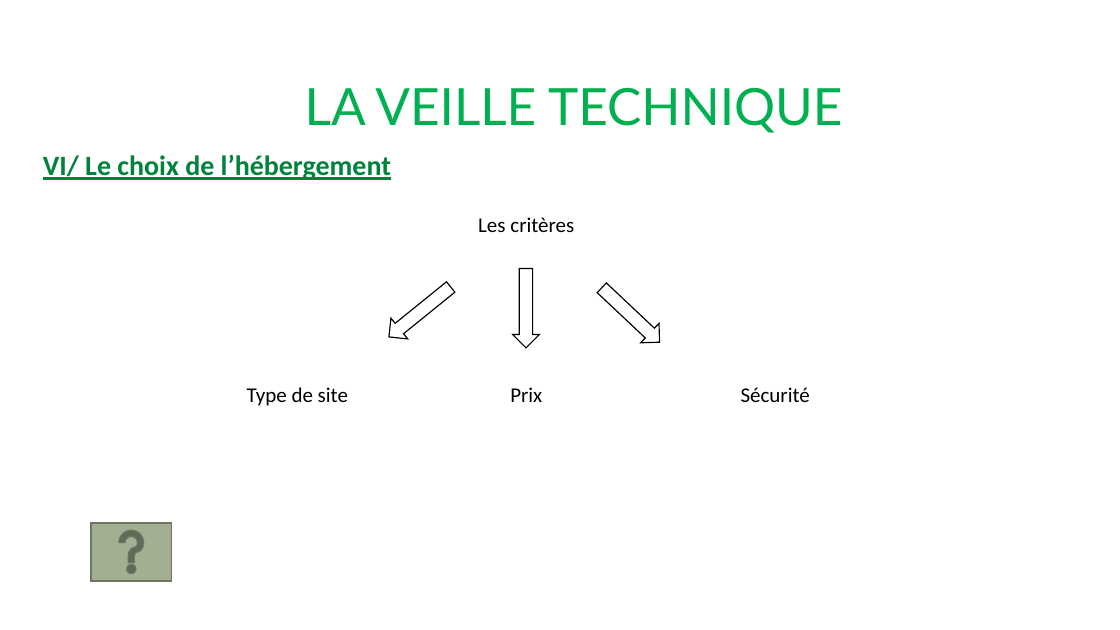
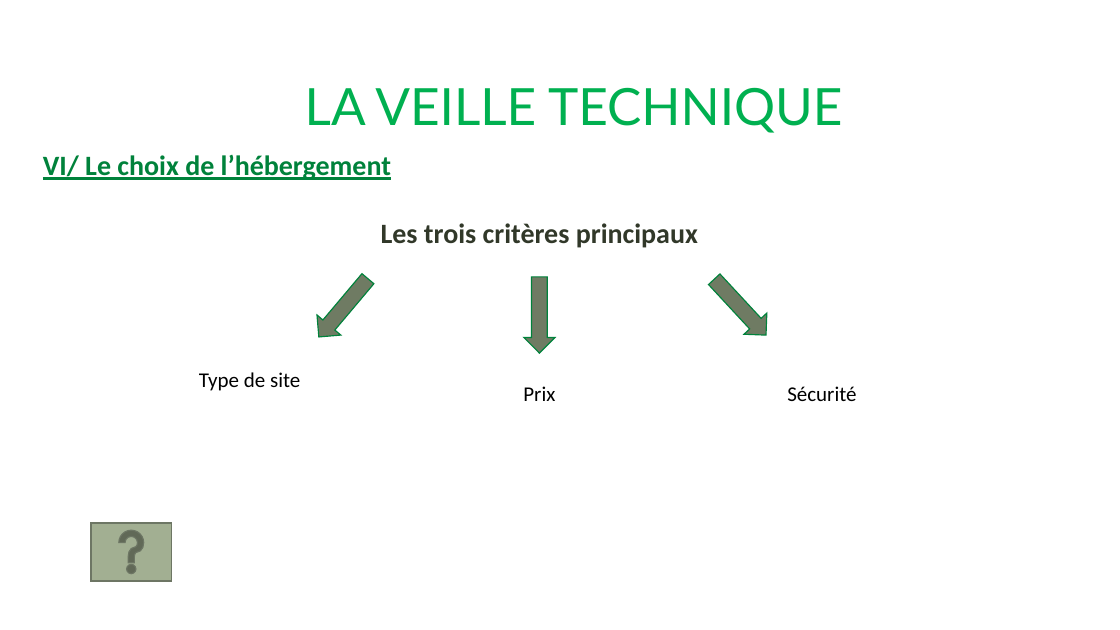
Before and after one commit to VinceDS99/Projet-4-Qwenta, a slide deck: slide 10 of Veille technique - Qwenta.pptx. Drawn at 1120x630 pixels with LibreOffice and Linux fonts; fonts in the diff are those of the drawing. Boxes give left, top, right and bottom in pixels: in the first picture for what was removed or moved away, otherwise in the second. Text is boxed around its words. In the diff, an @@ line names an element or a change of style, - is before the commit and + after.

```diff
--- a/Veille technique - Qwenta.pptx
+++ b/Veille technique - Qwenta.pptx
@@ text at [381,223,698,248]: text changed; size 18 to 24 pt; text colour #000000 to #313829; bold on @@
-Les critères
+Les trois critères principaux
@@ down arrow at [307,269,380,347]: fill #FFFFFF to #6F7B63; outline #000000 1 pt to #00823B 1 pt; rotation 51 to 40 degrees @@
@@ down arrow at [703,268,778,346]: fill #FFFFFF to #6F7B63; outline #000000 1 pt to #00823B 1 pt; rotation 313 to 317 degrees @@
@@ down arrow: place and size @@
-down arrow at [513,269,539,349]
+down arrow at [524,277,555,354]
@@ down arrow at [524,277,555,354]: fill #FFFFFF to #6F7B63; outline #000000 1 pt to #00823B 1 pt @@
@@ text "Type de site": place and size @@
-text "Type de site" at [247,387,348,406]
+text "Type de site" at [199,372,300,391]
@@ text "Prix": place and size @@
-text "Prix" at [510,387,542,402]
+text "Prix" at [523,386,555,401]
@@ text "Sécurité": place and size @@
-text "Sécurité" at [741,387,810,402]
+text "Sécurité" at [787,386,856,401]
```
Also in this commit, not shown: 3 other slides changed, 2 other files.
